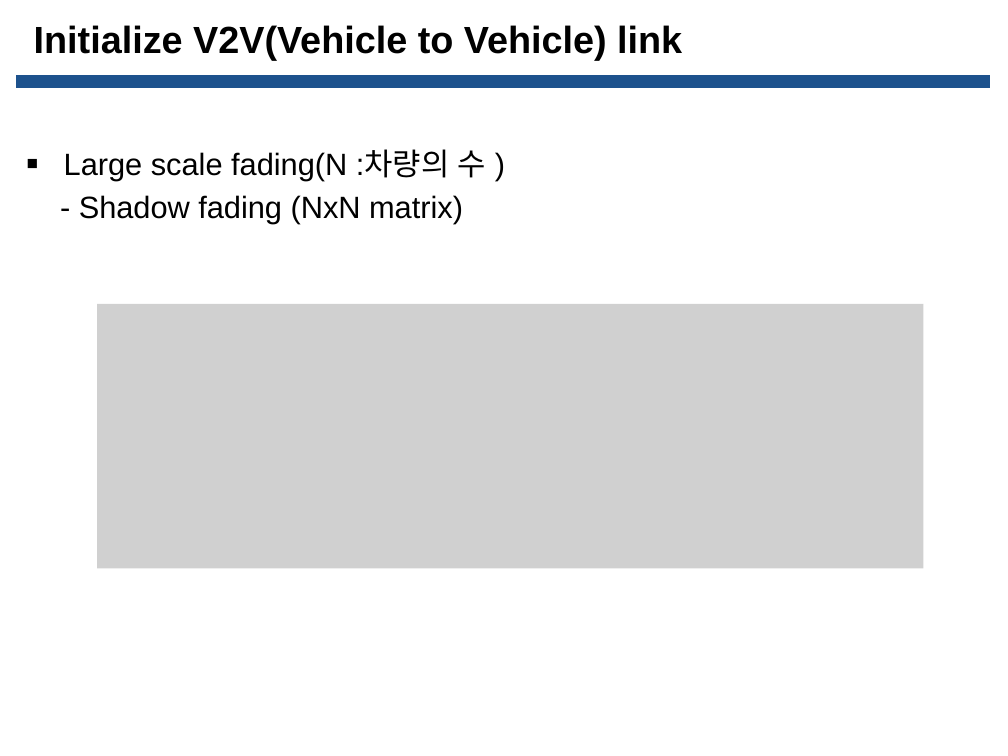
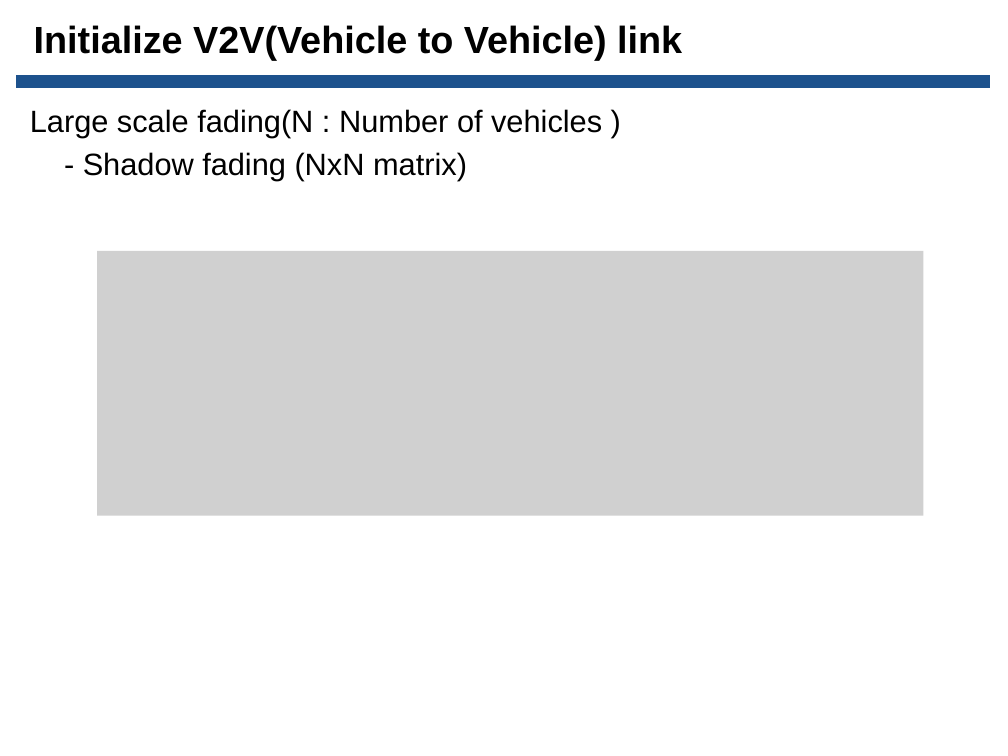
Before and after one commit to Donghee123/MS, a slide deck: slide 13 of V2V DQN Study/C-V2X 3GPP Release 14 채널 시뮬레이션 ppt/20210915_C-V2X 3GPP Release 14 채널 시뮬레이션_한동희_발표자료.pptx. Drawn at 1008x756 pixels with LibreOffice and Linux fonts; fonts in the diff are those of the drawing; grey boxes stand for pictures; background and template pictures are left out. Boxes give left, top, right and bottom in pixels: in the first picture for what was removed or moved away, otherwise in the second. Text is boxed around its words. In the diff, an @@ line names an element or a change of style, - is before the commit and + after.

```diff
--- a/V2V DQN Study/C-V2X 3GPP Release 14 채널 시뮬레이션 ppt/20210915_C-V2X 3GPP Release 14 채널 시뮬레이션_한동희_발표자료.pptx
+++ b/V2V DQN Study/C-V2X 3GPP Release 14 채널 시뮬레이션 ppt/20210915_C-V2X 3GPP Release 14 채널 시뮬레이션_한동희_발표자료.pptx
@@ text at [30,109,602,137]: text changed @@
-▪ Large scale fading(N :차량의 수 )
+Large scale fading(N : Number of vehicles )
@@ picture: place and size @@
-picture at [97,303,923,568]
+picture at [97,251,923,515]
```
Also in this commit, not shown: 5 other slides changed, 10 slides added, 1 other file.
